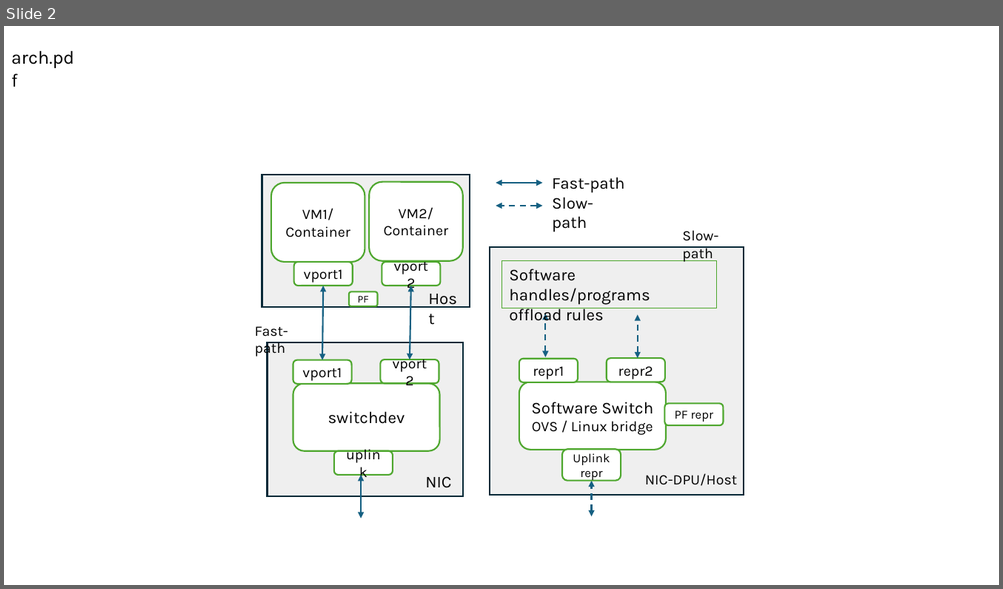
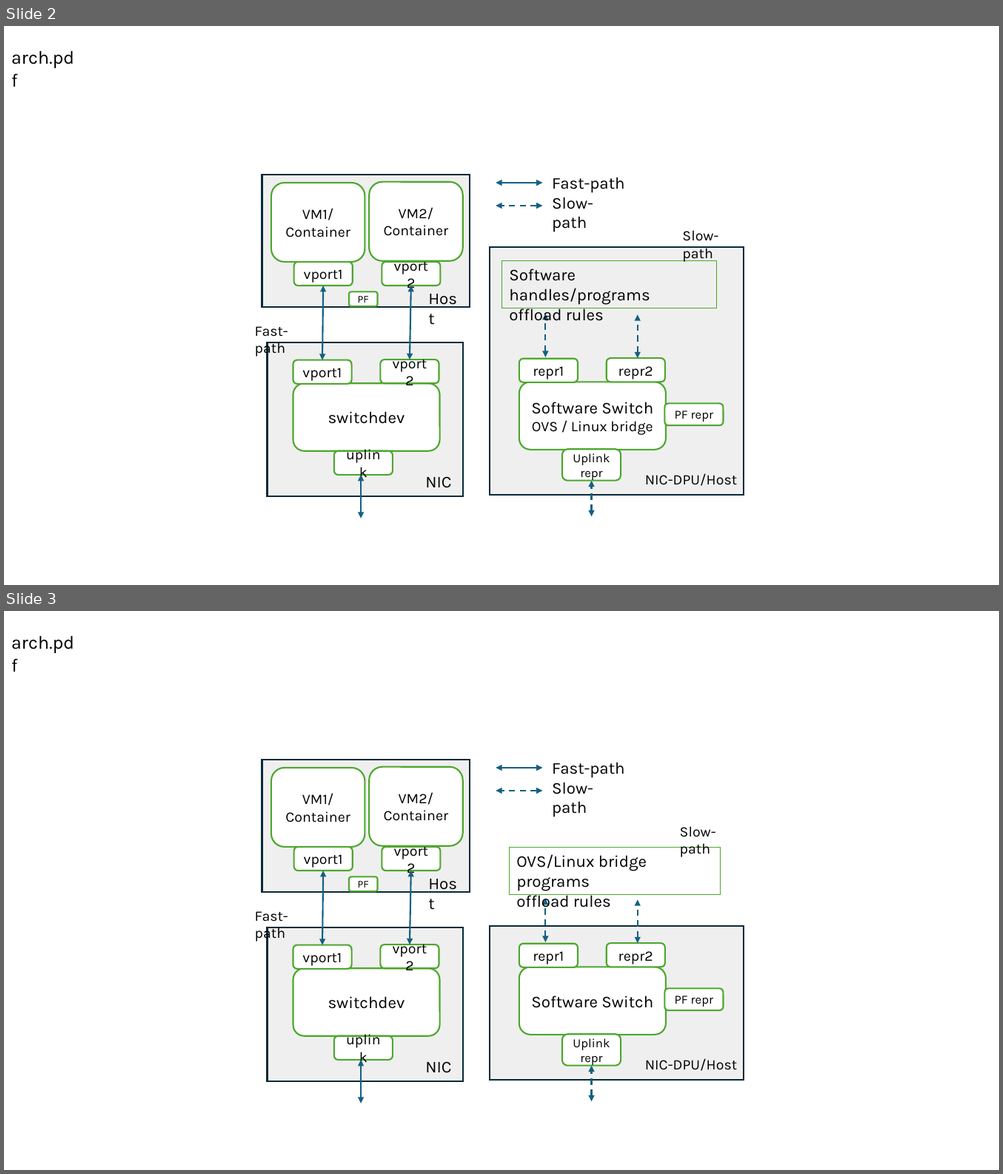
Before and after one commit to williamtu/netdevconf18-sharedmem, a slide deck: netdevconf0x18-sharedmem.pptx. Shown one above the other, each under a label of ours: slide 2 before the commit, slides 2 and 3 after it. The pictures are 1003x589 and 1003x1174 pixels, drawn with LibreOffice and Linux fonts; fonts in the diff are those of the drawing. Boxes give left, top, right and bottom in pixels: in the first picture for what was removed or moved away, otherwise in the second. Text is boxed around its words. In the diff, an @@ line names an element or a change of style, - is before the commit and + after.

```diff
--- a/netdevconf0x18-sharedmem.pptx
+++ b/netdevconf0x18-sharedmem.pptx
@@ slide 3 added at [4,611,999,1170], background #FFFFFF @@
@@ text added at [11,635,74,653], 18 pt, text #000000 @@
+arch.pdf
@@ rectangle added at [262,760,470,892], fill #D1D1D1 at 34% opacity, outline #092A39 1.5 pt @@
@@ text added at [552,762,625,817], 16 pt, text #000000 @@
+Fast-path
+Slow-path
@@ rounded rectangle added at [271,768,365,847], fill #FFFFFF, outline #4EA72E 1.5 pt, 14 pt, text #000000 @@
+VM1/ Container
@@ rounded rectangle added at [369,767,463,846], fill #FFFFFF, outline #4EA72E 1.5 pt, 14 pt, text #000000 @@
+VM2/ Container
@@ double arrow added from (543, 768) to (495, 768), #156082 1.5 pt @@
@@ double arrow added from (543, 791) to (495, 791), #156082 1.5 pt dashed @@
@@ text added at [680,826,716,857], 14 pt, text #000000 @@
+Slow-path
@@ rounded rectangle added at [294,847,353,871], fill #FFFFFF, outline #4EA72E 1.5 pt, 14 pt, text #000000 @@
+vport1
@@ rounded rectangle added at [381,847,440,871], fill #FFFFFF, outline #4EA72E 1.5 pt, 14 pt, text #000000 @@
+vport2
@@ rectangle added at [509,848,720,895], outline #4EA72E 0.75 pt, 16 pt, text #000000 @@
+OVS/Linux bridge programs
+offload rules
@@ double arrow added from (323, 945) to (324, 871), #156082 1.5 pt @@
@@ rounded rectangle added at [349,877,377,891], fill #FFFFFF, outline #4EA72E 1.5 pt, 10 pt, text #000000 @@
+PF
@@ double arrow added from (410, 945) to (410, 871), #156082 1.5 pt @@
@@ text added at [421,869,471,897], 16 pt, text #000000 @@
+Host
@@ double arrow added from (546, 943) to (546, 899), #156082 1.5 pt dashed @@
@@ text added at [255,911,288,943], 14 pt, text #000000 @@
+Fast-path
@@ double arrow added from (637, 944) to (637, 900), #156082 1.5 pt dashed @@
@@ rectangle added at [267,928,463,1082], fill #D1D1D1 at 34% opacity, outline #092A39 1.5 pt @@
@@ rectangle added at [489,926,743,1081], fill #D1D1D1 at 34% opacity, outline #092A39 1.5 pt @@
@@ rounded rectangle added at [293,945,351,969], fill #FFFFFF, outline #4EA72E 1.5 pt, 14 pt, text #000000 @@
+vport1
@@ rounded rectangle added at [380,945,438,969], fill #FFFFFF, outline #4EA72E 1.5 pt, 14 pt, text #000000 @@
+vport2
@@ rounded rectangle added at [519,944,577,968], fill #FFFFFF, outline #4EA72E 1.5 pt, 14 pt, text #000000 @@
+repr1
@@ rounded rectangle added at [606,944,664,968], fill #FFFFFF, outline #4EA72E 1.5 pt, 14 pt, text #000000 @@
+repr2
@@ rounded rectangle added at [293,968,440,1037], fill #FFFFFF, outline #4EA72E 1.5 pt, 16 pt, text #000000 @@
+switchdev
@@ rounded rectangle added at [519,968,666,1036], fill #FFFFFF, outline #4EA72E 1.5 pt, 16 pt, text #000000 @@
+Software Switch
@@ rounded rectangle added at [664,988,723,1011], fill #FFFFFF, outline #4EA72E 1.5 pt, 12 pt, text #000000 @@
+PF repr
@@ rounded rectangle added at [334,1037,392,1060], fill #FFFFFF, outline #4EA72E 1.5 pt, 14 pt, text #000000 @@
+uplink
@@ rounded rectangle added at [562,1035,620,1066], fill #FFFFFF, outline #4EA72E 1.5 pt, 12 pt, text #000000 @@
+Uplink repr
@@ double arrow added from (361, 1104) to (361, 1060), #156082 1.5 pt @@
@@ text added at [425,1062,451,1073], 16 pt, text #000000 @@
+NIC
@@ double arrow added from (591, 1102) to (591, 1066), #156082 1.5 pt dashed @@
@@ text added at [645,1059,737,1071], 14 pt, text #000000 @@
+NIC-DPU/Host
```
Also in this commit, not shown: 2 slides changed, 4 other files.
